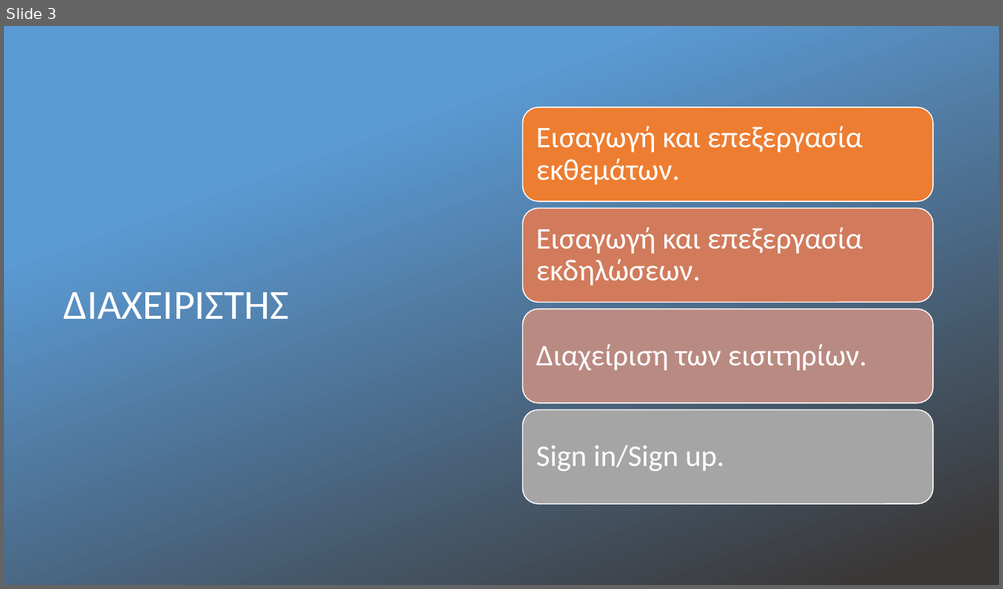
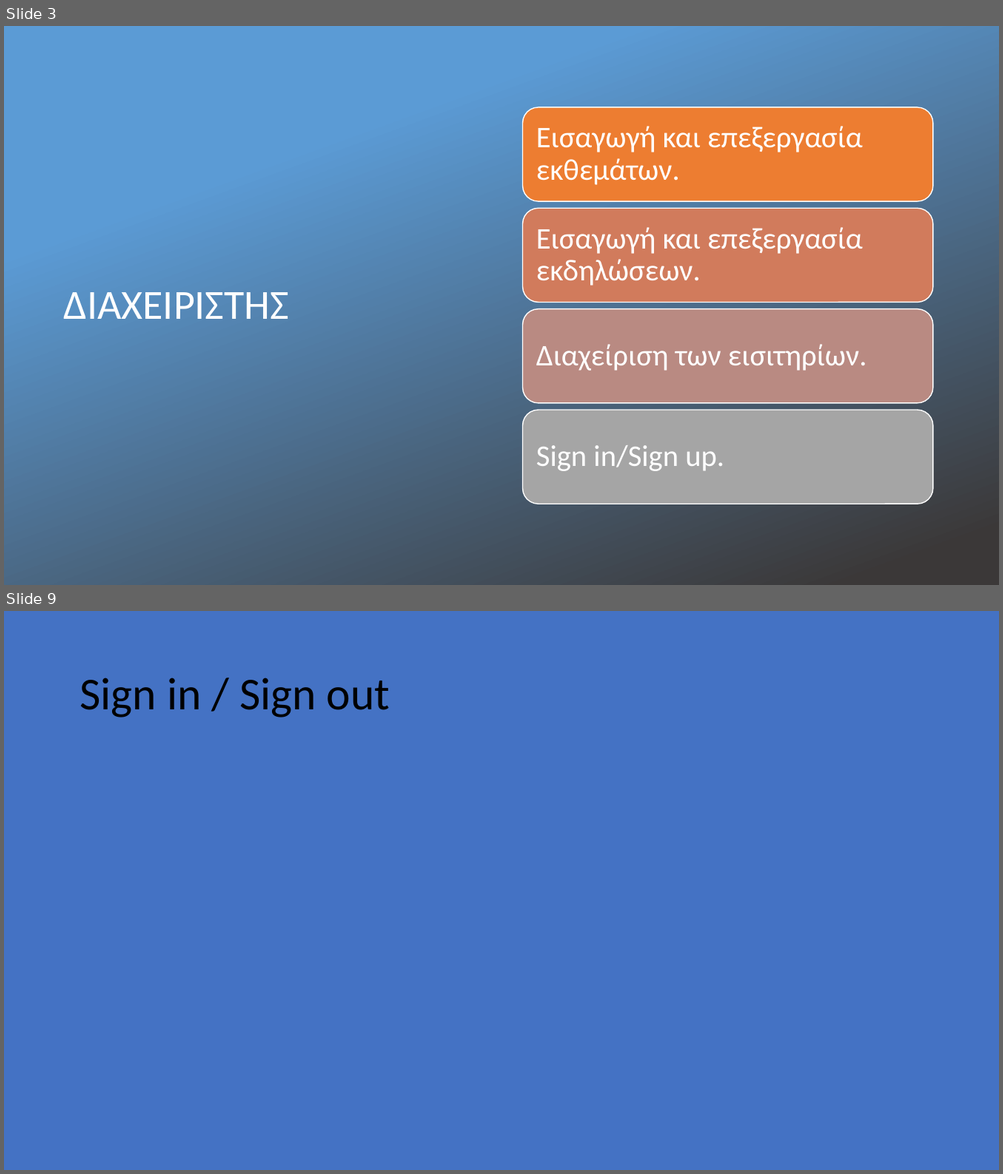
Before and after one commit to stamatispap558/virtual_museum_app, a slide deck: ΕΦΑΡΜΟΓΗ ΥΠΟΣΤΗΡΙΞΗΣ ΑΡΧΑΙΟΛΟΓΙΚΟΥ ΜΟΥΣΕΙΟΥ.pptx. Shown one above the other, each under a label of ours: slide 3 before the commit, slides 3 and 9 after it; the slides between them are not shown. The pictures are 1003x589 and 1003x1174 pixels, drawn with LibreOffice and Linux fonts; fonts in the diff are those of the drawing; background and template pictures are left out. Boxes give left, top, right and bottom in pixels: in the first picture for what was removed or moved away, otherwise in the second. Text is boxed around its words. In the diff, an @@ line names an element or a change of style, - is before the commit and + after.

```diff
--- a/ΕΦΑΡΜΟΓΗ ΥΠΟΣΤΗΡΙΞΗΣ ΑΡΧΑΙΟΛΟΓΙΚΟΥ ΜΟΥΣΕΙΟΥ.pptx
+++ b/ΕΦΑΡΜΟΓΗ ΥΠΟΣΤΗΡΙΞΗΣ ΑΡΧΑΙΟΛΟΓΙΚΟΥ ΜΟΥΣΕΙΟΥ.pptx
@@ slide 9 added at [4,611,999,1170], background #4472C4 @@
@@ title added at [79,678,390,718], 44 pt, text #000000 @@
+Sign in / Sign out
```
Also in this commit, not shown: 1 slide changed, 6 other slides added.
